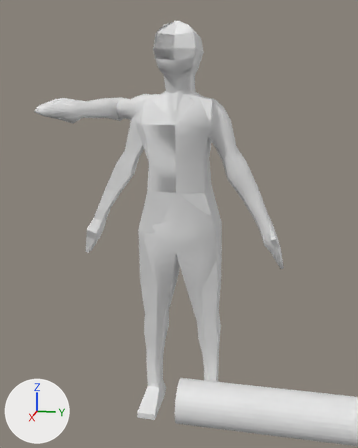
One commit to the FBX model Elderland/Assets/Models/Player/PlayerAnatomyRig.fbx: the scene before it, then after it.
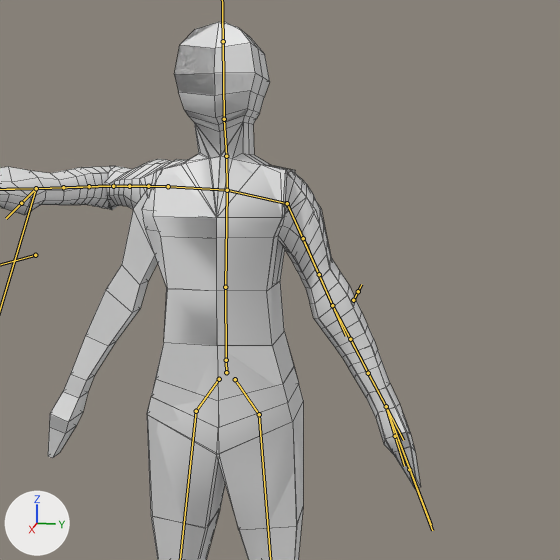
Each version appears first whole from a 50 mm camera at (5.29, 1.06, 3.54) aimed at (-0.12, -0.02, 2.19), and next in a close-up on the part from 17% to 100% of the width and 2% to 69% of the height. The axes (+X, +Y, +Z) are drawn at lower left. The lights are the same throughout. Both versions are drawn at frame 61 of the action 'Armature|Idle'; the numbers are the values there. The bones that bend it are drawn over the model as lines in the close-ups. The close-ups show mesh edges as thin lines.

Objects in the first close-up: 'Model', 'Model Pre Armature'.
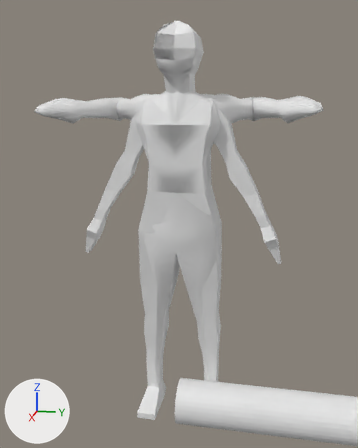
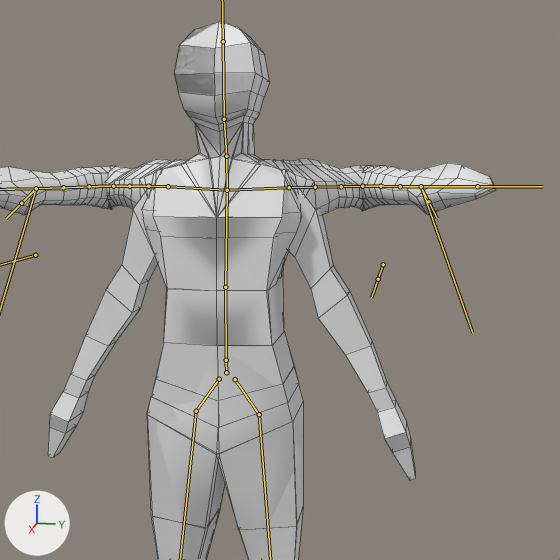
Where the change shows, as pixel boxes [x1, y1, x2, y2] in the close-ups (560 x 560 px):
'Model', posed
    before: [0, 22, 421, 560]
    after: [0, 22, 495, 560]
bone 'Collar_L', root to tip
    before: (227, 190) to (287, 203)
    after: (227, 190) to (289, 187)
bone 'UpperArm_L', root to tip
    before: (287, 203) to (332, 305)
    after: (289, 187) to (362, 186)
bone 'LowerArm_L', root to tip
    before: (332, 305) to (386, 406)
    after: (362, 186) to (421, 186)
bone 'LowerArmTwist1_L', root to tip
    before: (332, 305) to (350, 339)
    after: (362, 186) to (380, 186)
bone 'UpperArmTwist1_L', root to tip
    before: (287, 203) to (303, 238)
    after: (289, 187) to (315, 187)

Patch to the scene script:
```diff
--- a/Elderland/Assets/Models/Player/PlayerAnatomyRig.fbx.py
+++ b/Elderland/Assets/Models/Player/PlayerAnatomyRig.fbx.py
@@ bone_collar_l @@
 bone_collar_l = bpy.data.objects['Armature'].pose.bones['Collar_L']  # child of 'Spine Upper'
-bone_collar_l.rotation_quaternion = (1.0, 0.0, 0.0, 0.0)  # degrees (0, 0, 0)
+bone_collar_l.rotation_quaternion = (0.992, 0.124, -0.009, -0.001)  # degrees (14, -1, 0)
@@ bone_upperarm_l @@
 bone_upperarm_l = bpy.data.objects['Armature'].pose.bones['UpperArm_L']  # child of 'Collar_L'
-bone_upperarm_l.rotation_quaternion = (1.0, -0.001, -0.022, -0.001)  # degrees (0, -3, 0)
+bone_upperarm_l.rotation_quaternion = (0.824, 0.217, 0.111, 0.512)  # degrees (28, -2, 63)
@@ bone_lowerarm_l @@
 bone_lowerarm_l = bpy.data.objects['Armature'].pose.bones['LowerArm_L']  # child of 'UpperArm_L'
-bone_lowerarm_l.rotation_quaternion = (1.0, 0.0, 0.0, 0.0)  # degrees (0, 0, 0)
+bone_lowerarm_l.rotation_quaternion = (0.611, 0.528, 0.0, -0.589)  # degrees (56, 39, -67)
@@ bone_lowerarmtwist1_l @@
 bone_lowerarmtwist1_l = bpy.data.objects['Armature'].pose.bones['LowerArmTwist1_L']  # child of 'UpperArm_L'
-bone_lowerarmtwist1_l.rotation_quaternion = (1.0, 0.0, 0.0, 0.0)  # degrees (0, 0, 0)
+bone_lowerarmtwist1_l.rotation_quaternion = (0.611, 0.525, -0.004, -0.593)  # degrees (55, 38, -68)
@@ bone_upperarmtwist1_l @@
 bone_upperarmtwist1_l = bpy.data.objects['Armature'].pose.bones['UpperArmTwist1_L']  # child of 'Collar_L'
-bone_upperarmtwist1_l.rotation_quaternion = (1.0, -0.003, 0.0, -0.001)  # degrees (0, 0, 0)
+bone_upperarmtwist1_l.rotation_quaternion = (0.832, 0.284, -0.004, 0.476)  # degrees (29, -16, 55)
```
